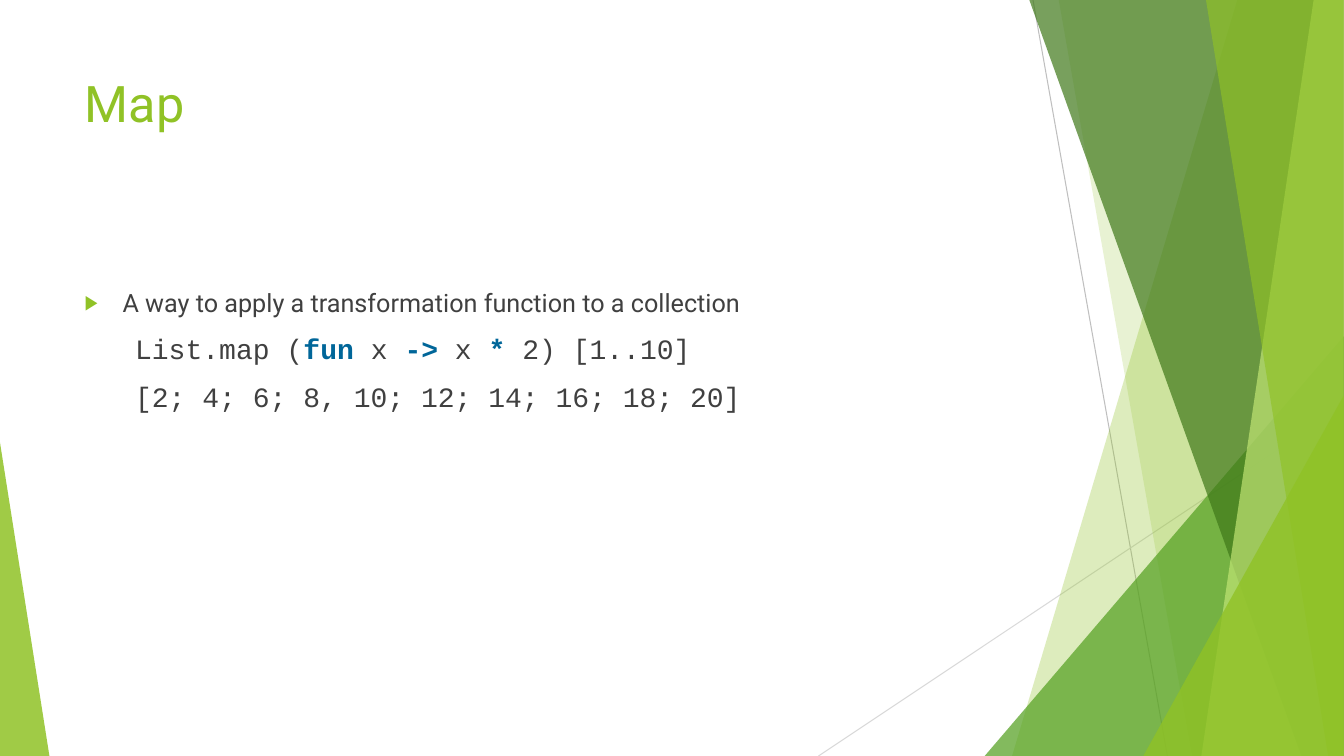
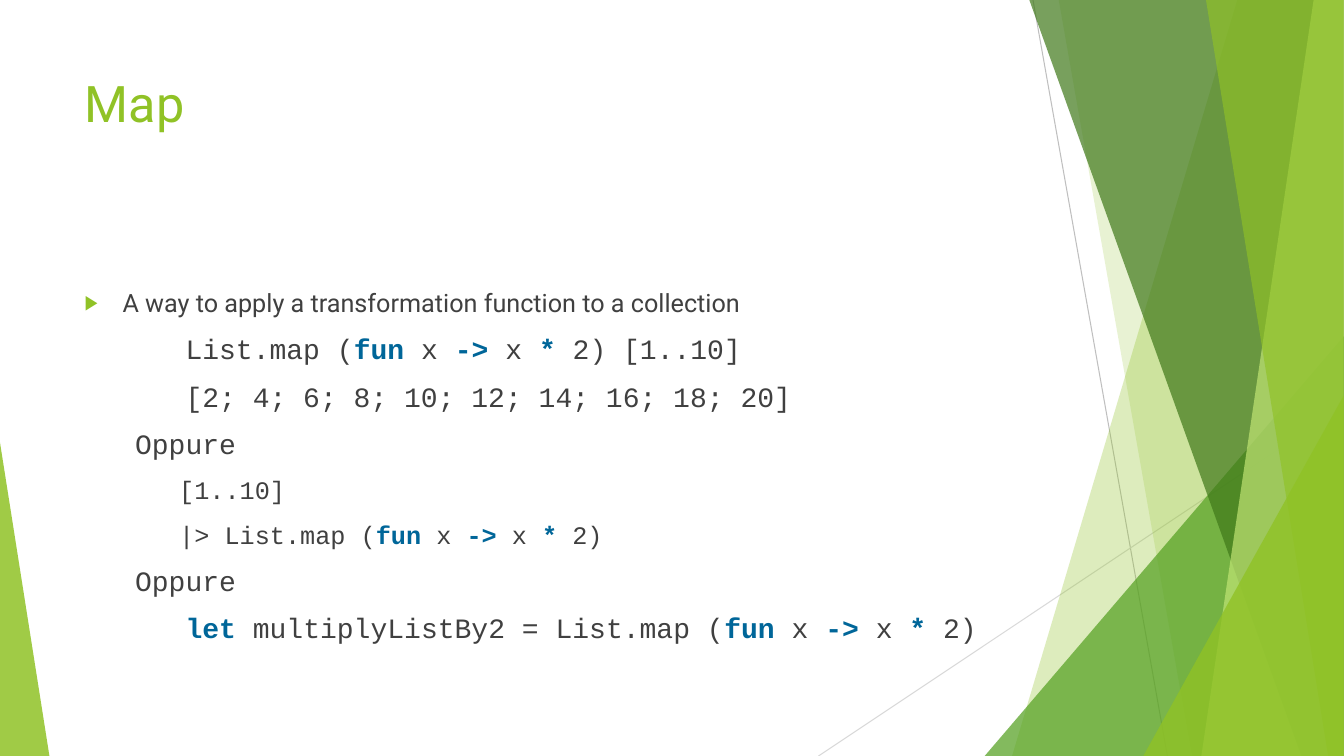
Before and after one commit to danielepo/F-Bootcamp, a slide deck: slide 64 of Presentation/Functional Programming with FSharp.pptx (slide 65 before the commit). Drawn at 1344x756 pixels with LibreOffice and Linux fonts; fonts in the diff are those of the drawing. Boxes give left, top, right and bottom in pixels: in the first picture for what was removed or moved away, otherwise in the second. Text is boxed around its words. In the diff, an @@ line names an element or a change of style, - is before the commit and + after.

```diff
--- a/Presentation/Functional Programming with FSharp.pptx
+++ b/Presentation/Functional Programming with FSharp.pptx
@@ text at (135, 387, 977, 644): text changed @@
-  [2; 4; 6; 8, 10; 12; 14; 16; 18; 20]
+  [2; 4; 6; 8; 10; 12; 14; 16; 18; 20]
+  Oppure
+    [1..10]
+    |> List.map (fun x -> x * 2)
+  Oppure
+  let multiplyListBy2 = List.map (fun x -> x * 2)
```
Also in this commit, not shown: 23 other slides changed, 1 slide removed.
